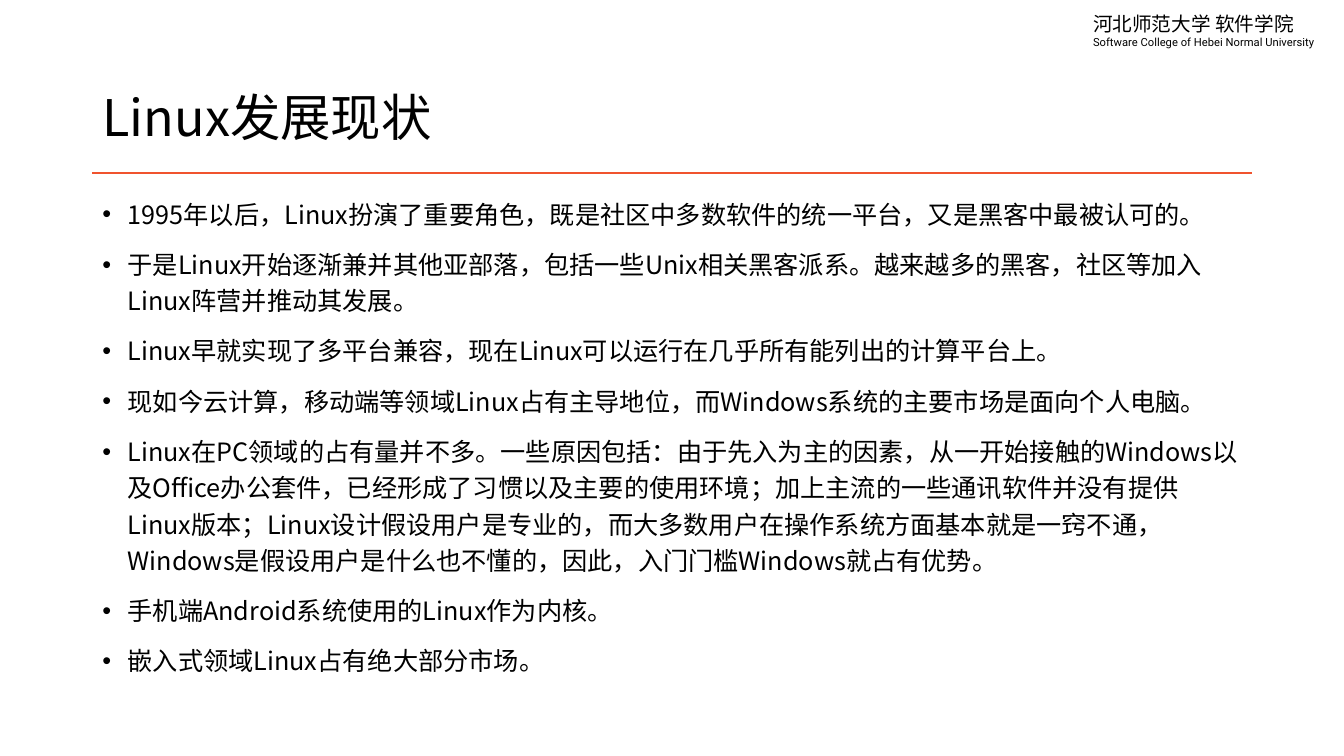
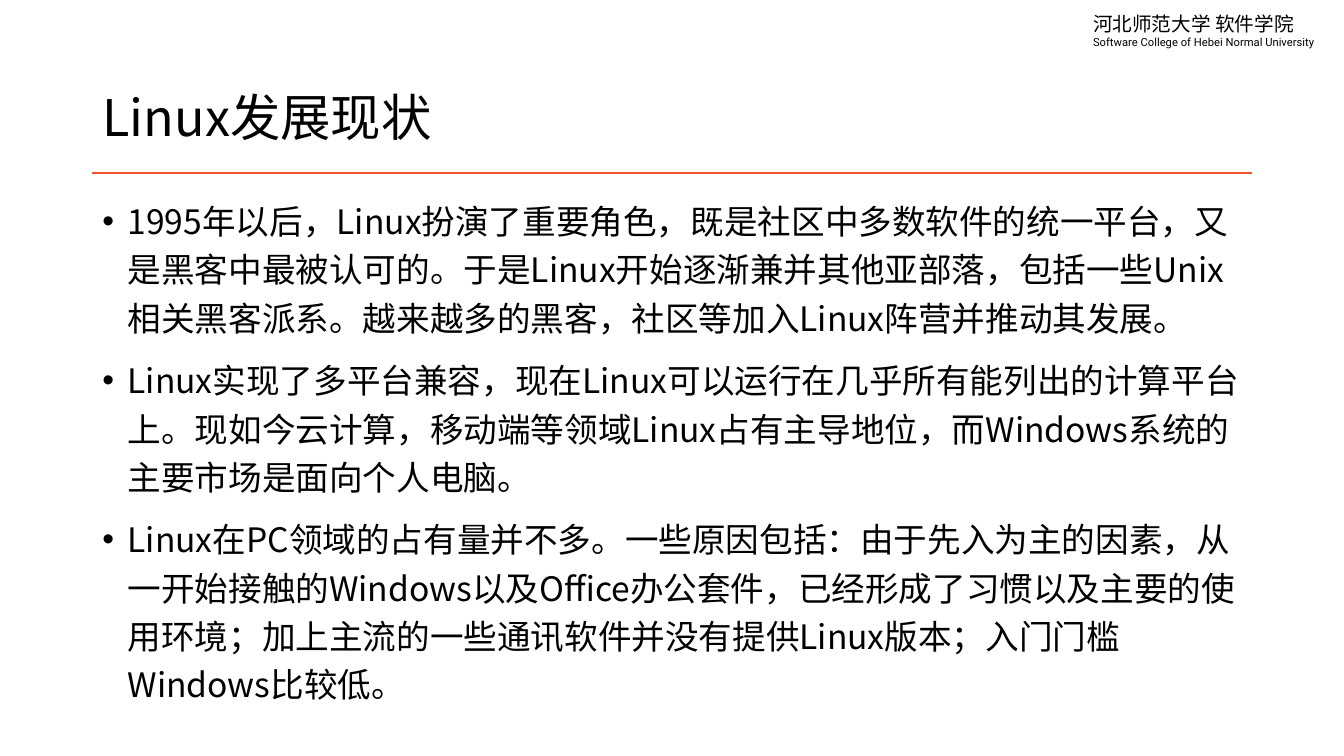
Before and after one commit to edu2act/course-linux-system, a slide deck: slide 8 of materials/slides/ch01-linux-history-and-install.pptx. Drawn at 1344x756 pixels with LibreOffice and Linux fonts; fonts in the diff are those of the drawing. Boxes give left, top, right and bottom in pixels: in the first picture for what was removed or moved away, otherwise in the second. Text is boxed around its words. In the diff, an @@ line names an element or a change of style, - is before the commit and + after.

```diff
--- a/materials/slides/ch01-linux-history-and-install.pptx
+++ b/materials/slides/ch01-linux-history-and-install.pptx
@@ text at (128,205,1239,700): text changed; size 18 to 24 pt @@
-• 1995年以后，Linux扮演了重要角色，既是社区中多数软件的统一平台，又是黑客中最被认可的。
-• 于是Linux开始逐渐兼并其他亚部落，包括一些Unix相关黑客派系。越来越多的黑客，社区等加入Linux阵营并推动其发展。
-• Linux早就实现了多平台兼容，现在Linux可以运行在几乎所有能列出的计算平台上。
-• 现如今云计算，移动端等领域Linux占有主导地位，而Windows系统的主要市场是面向个人电脑。
-• Linux在PC领域的占有量并不多。一些原因包括：由于先入为主的因素，从一开始接触的Windows以及Office办公套件，已经形成了习惯以及主要的使用环境；加上主流的一些通讯软件并没有提供Linux版本；Linux设计假设用户是专业的，而大多数用户在操作系统方面基本就是一窍不通，Windows是假设用户是什么也不懂的，因此，入门门槛Windows就占有优势。
-• 手机端Android系统使用的Linux作为内核。
-• 嵌入式领域Linux占有绝大部分市场。
+• 1995年以后，Linux扮演了重要角色，既是社区中多数软件的统一平台，又是黑客中最被认可的。于是Linux开始逐渐兼并其他亚部落，包括一些Unix相关黑客派系。越来越多的黑客，社区等加入Linux阵营并推动其发展。
+• Linux实现了多平台兼容，现在Linux可以运行在几乎所有能列出的计算平台上。现如今云计算，移动端等领域Linux占有主导地位，而Windows系统的主要市场是面向个人电脑。
+• Linux在PC领域的占有量并不多。一些原因包括：由于先入为主的因素，从一开始接触的Windows以及Office办公套件，已经形成了习惯以及主要的使用环境；加上主流的一些通讯软件并没有提供Linux版本；入门门槛Windows比较低。
```
Also in this commit, not shown: 25 other slides changed.
